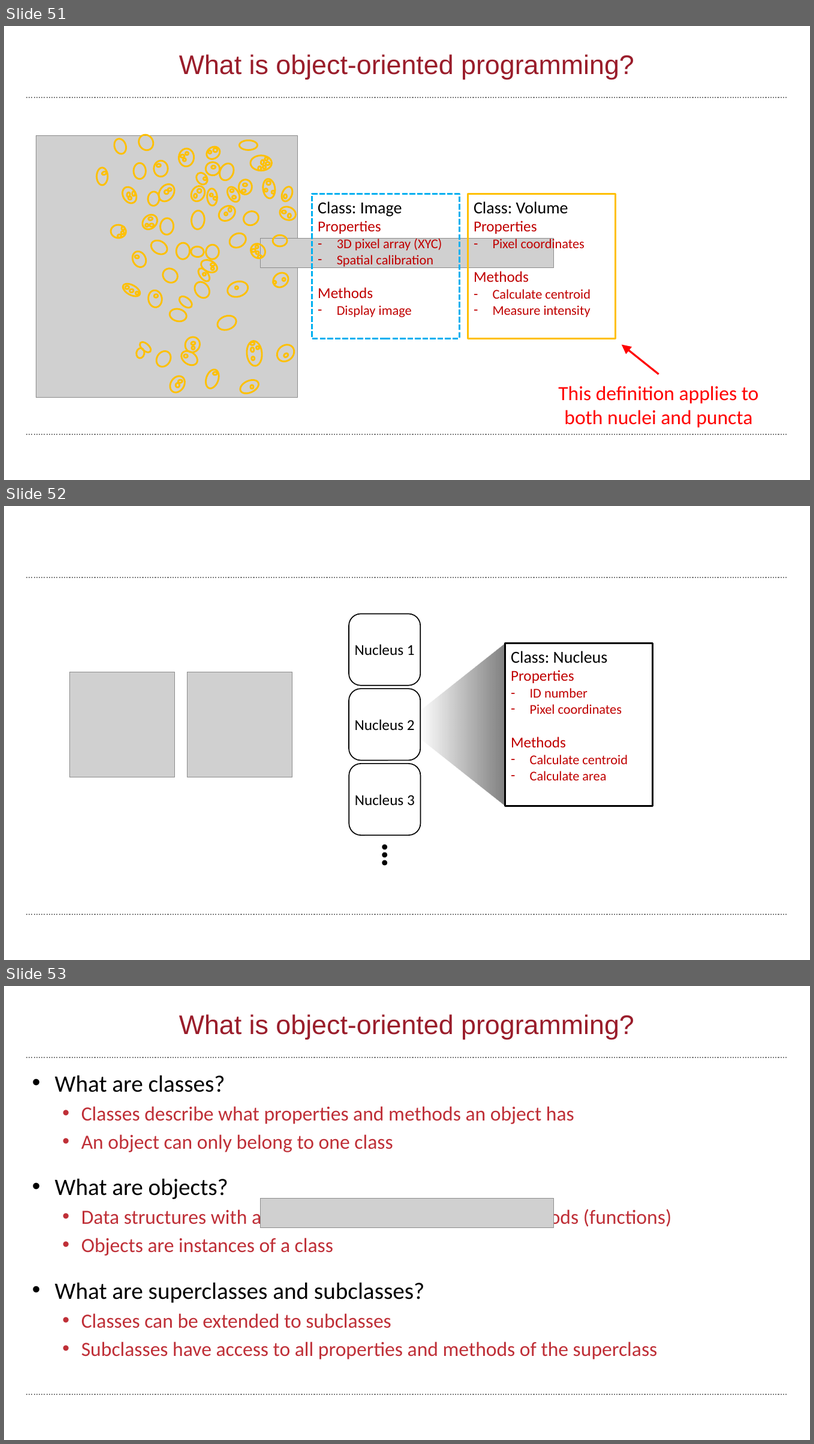
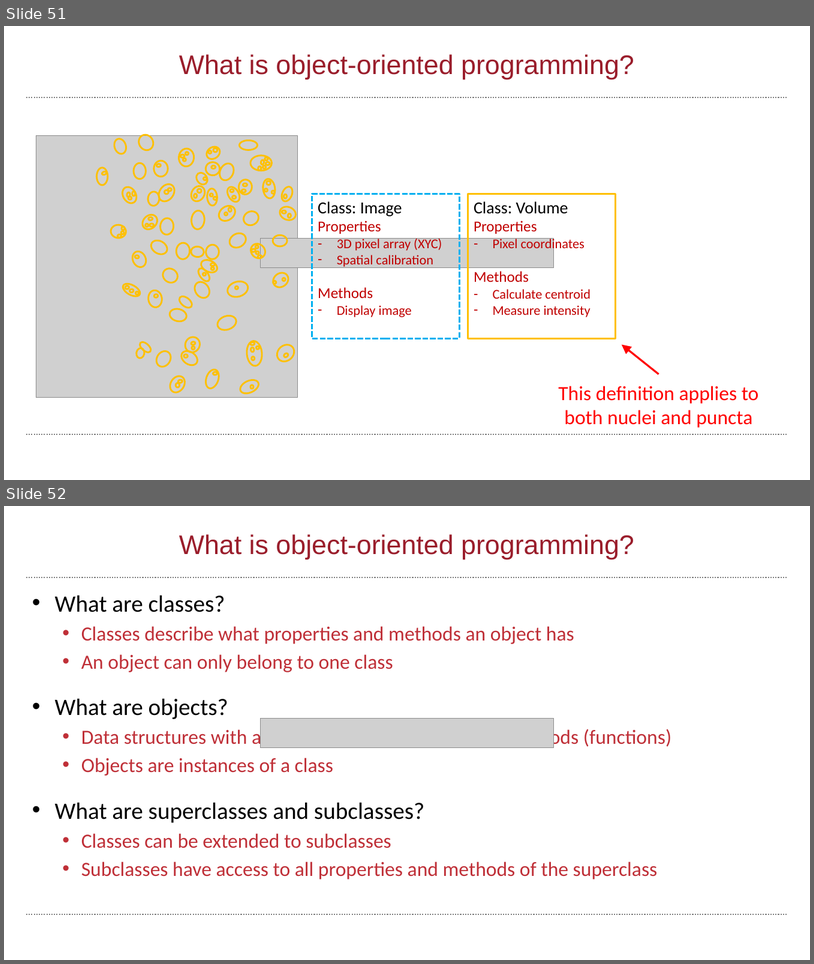
Before and after one commit to wbif-bristol/MATLAB-course, a slide deck: Session 3 - Advanced data structures/MATLAB Session 3.pptx. Shown one above the other, each under a label of ours: slides 51, 52 and 53 before the commit, slides 51 and 52 after it. The pictures are 814x1444 and 814x964 pixels, drawn with LibreOffice and Linux fonts; fonts in the diff are those of the drawing; grey boxes stand for pictures; background and template pictures are left out. Boxes give left, top, right and bottom in pixels: in the first picture for what was removed or moved away, otherwise in the second. Text is boxed around its words. In the diff, an @@ line names an element or a change of style, - is before the commit and + after.

```diff
--- a/Session 3 - Advanced data structures/MATLAB Session 3.pptx
+++ b/Session 3 - Advanced data structures/MATLAB Session 3.pptx
@@ slide 52 removed at (x1=4, y1=506, x2=810, y2=960), background #FFFFFF; not listed: 2 template elements that a slide beside it also shows @@
@@ triangle removed at (x1=402, y1=643, x2=505, y2=806) @@
@@ rectangle removed at (x1=506, y1=643, x2=653, y2=805) @@
-Class: Nucleus
-Properties
-– ID number
-– Pixel coordinates
-Methods
-– Calculate centroid
-– Calculate area
@@ picture removed at (x1=70, y1=672, x2=175, y2=777) @@
@@ picture removed at (x1=188, y1=672, x2=293, y2=777) @@
@@ group removed at (x1=349, y1=613, x2=421, y2=865): 3 texts, 3 rounded rectangles, 3 ellipses @@
-Nucleus 1
-Nucleus 2
-Nucleus 3
@@ what was slide 53 is now slide 52 @@
```
Also in this commit, not shown: 2 other files.
